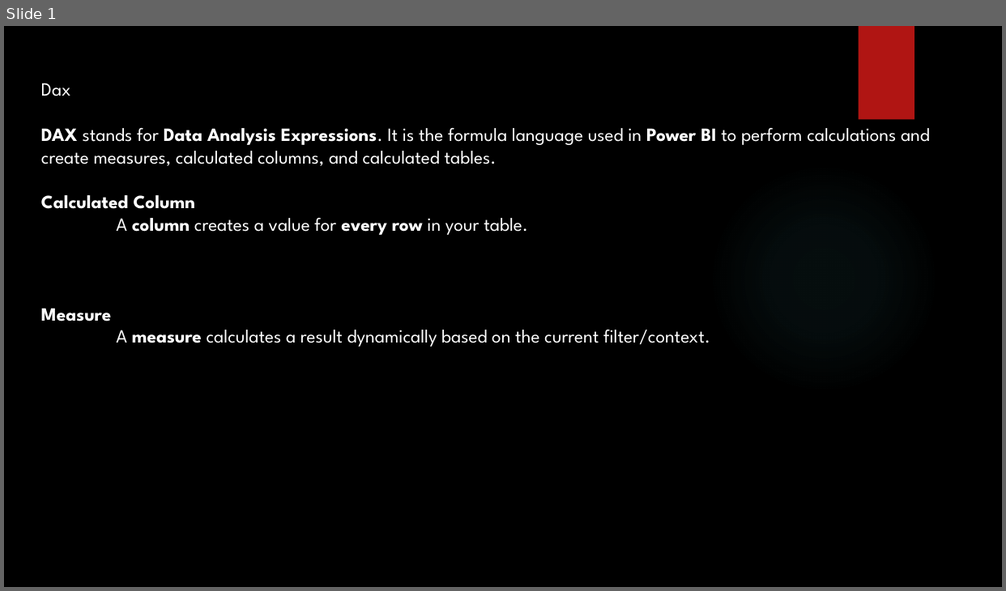
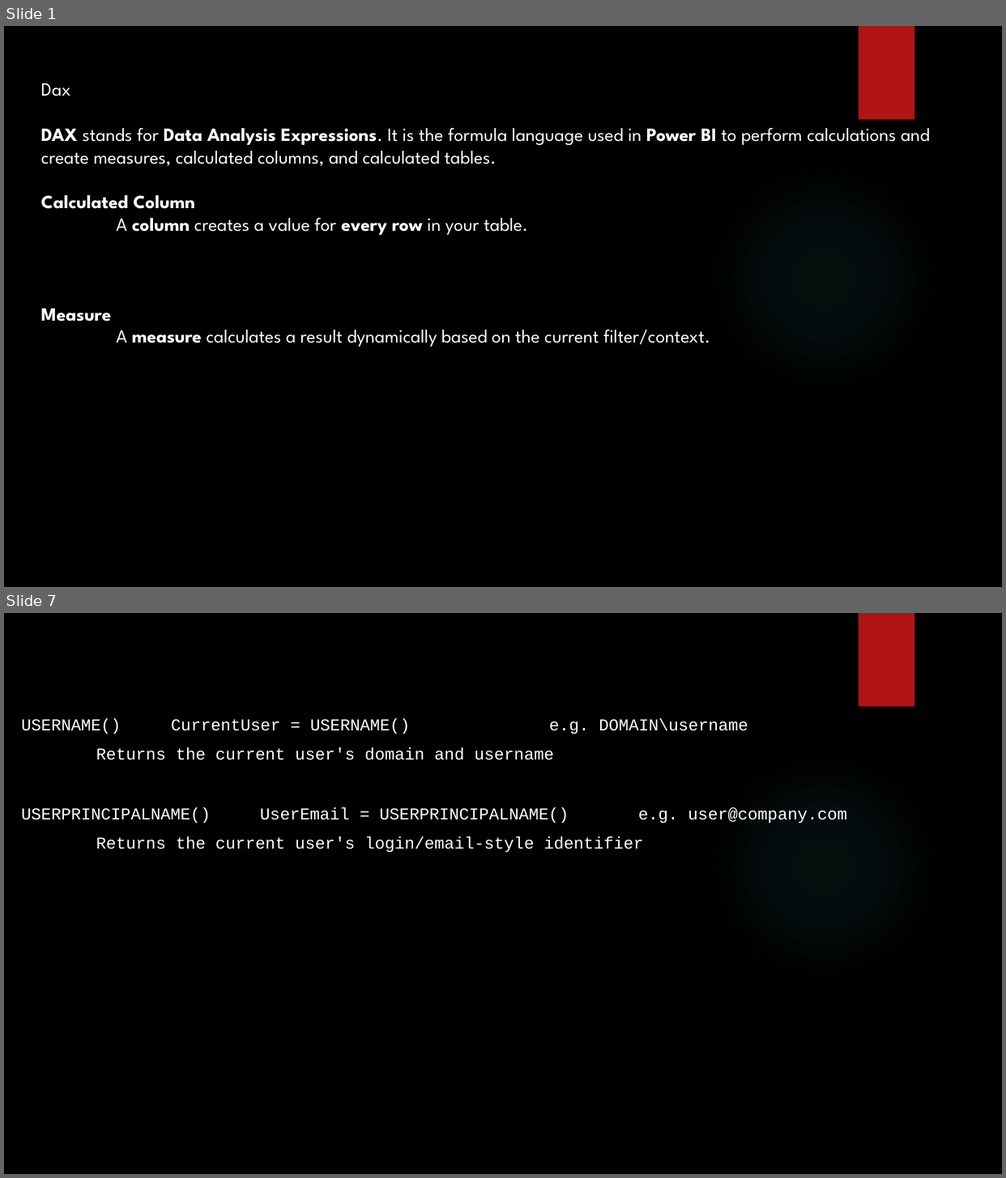
Before and after one commit to SHIVRAJSHINDE/Ethans, a slide deck: 17 18 20/5.Power Bi/5) Dax/Dax.pptx. Shown one above the other, each under a label of ours: slide 1 before the commit, slides 1 and 7 after it; the slides between them are not shown. The pictures are 1006x591 and 1006x1178 pixels, drawn with LibreOffice and Linux fonts; fonts in the diff are those of the drawing; background and template pictures are left out. Boxes give left, top, right and bottom in pixels: in the first picture for what was removed or moved away, otherwise in the second. Text is boxed around its words. In the diff, an @@ line names an element or a change of style, - is before the commit and + after.

```diff
--- a/17 18 20/5.Power Bi/5) Dax/Dax.pptx
+++ b/17 18 20/5.Power Bi/5) Dax/Dax.pptx
@@ slide 7 added at [4, 613, 1002, 1174], background picture (left out); not listed: 2 template elements that a slide beside it also shows @@
@@ text added at [21, 718, 847, 853], 16 pt, text #FFFFFF @@
+USERNAME() CurrentUser = USERNAME() e.g. DOMAIN\username
+Returns the current user's domain and username
+USERPRINCIPALNAME() UserEmail = USERPRINCIPALNAME() e.g. user@company.com
+Returns the current user's login/email-style identifier
```
Also in this commit, not shown: 5 slides changed, 6 other slides added, 1 slide removed, 47 other files.
